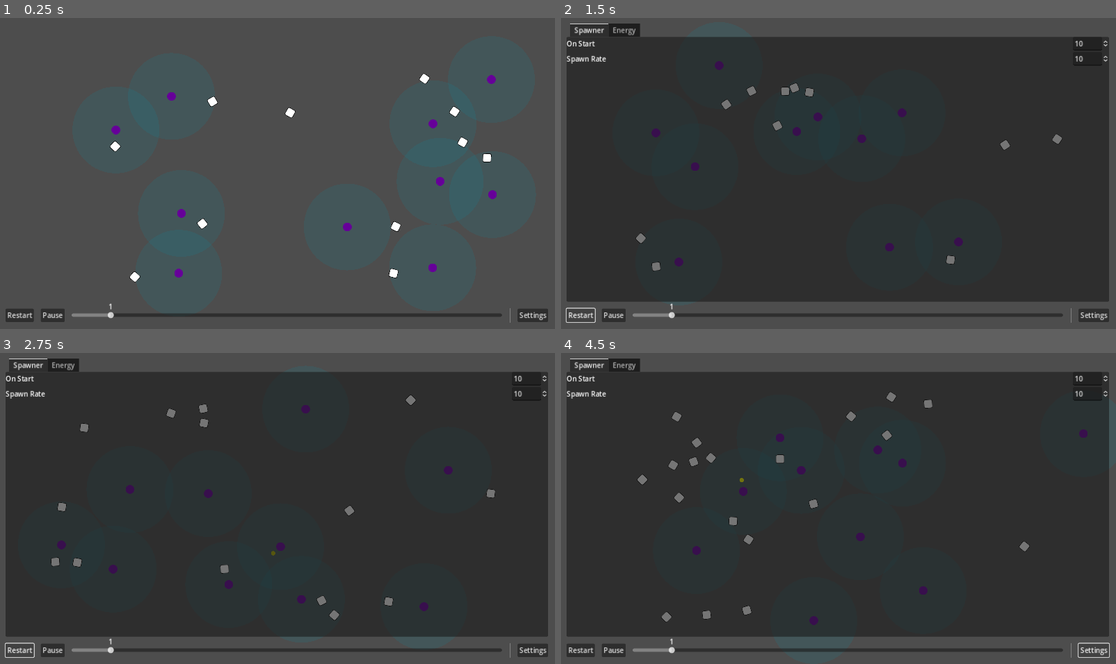
Above: before the commit, frames 1-4 (two rows, left to right).
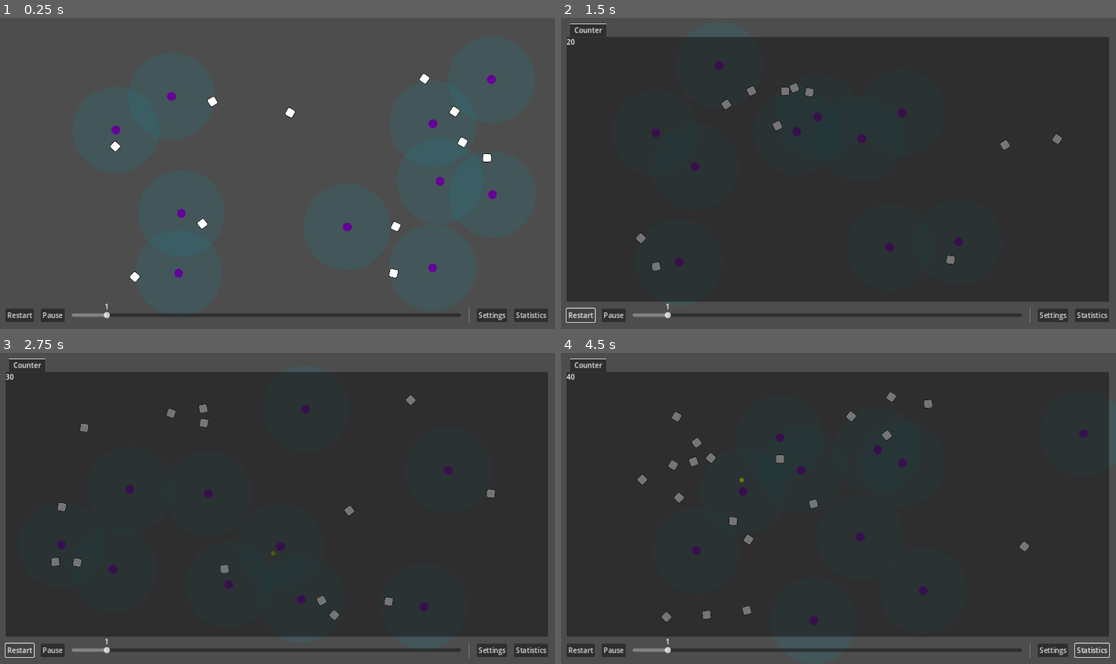
Above: after the commit, the same moments.

Repository: wivest/Natural-Selection
Game: Godot game, scene res://main.tscn
Same seed, same stepped clock (60 frames per second), same inputs: the game is played once before the commit and once after it.
Inputs (mouse positions are in pixels of both pictures, inside the frame that each line leads up to):
- Up to frame 1 (0.25 s): no input
- Up to frame 2 (1.5 s): click (1093, 316) at 0.5 s, where only the run after the commit has a clickable "Statistics"; click "Restart" at 1.25 s
- Up to frame 3 (2.75 s): click "Restart" at 2 s
- Up to frame 4 (4.5 s): click "Restart" at 2.75 s; click (1093, 651) at 3.5 s, where only the run after the commit has a clickable "Statistics"; click (1093, 651) at 4.25 s, where only the run after the commit has a clickable "Statistics"

The runs differ from the first frame. In frame 1, 0.3% of the frame differs, in the area x 18-98%, y 91-98%; in frame 2, 0.8%; in frame 3, 0.8%; in frame 4, 0.9%, in the area x 1-99%, y 1-98%.

Commit message:
feat: add statistics button

Diff:
--- a/project.godot
+++ b/project.godot
@@ -42,6 +42,10 @@
 "events": [Object(InputEventKey,"resource_local_to_scene":false,"resource_name":"","device":-1,"window_id":0,"command_or_control_autoremap":true,"alt_pressed":false,"shift_pressed":true,"pressed":false,"keycode":0,"physical_keycode":83,"key_label":0,"unicode":0,"echo":false,"script":null)
 ]
 }
+open_statistics={
+"deadzone": 0.5,
+"events": []
+}
 
 [rendering]
 
--- a/ui/bar/bar.tscn
+++ b/ui/bar/bar.tscn
@@ -15,6 +15,12 @@
 
 [sub_resource type="Shortcut" id="Shortcut_thara"]
 events = [SubResource("InputEventAction_w6dmb")]
+
+[sub_resource type="InputEventAction" id="InputEventAction_v31ar"]
+action = &"open_statistics"
+
+[sub_resource type="Shortcut" id="Shortcut_5ktuw"]
+events = [SubResource("InputEventAction_v31ar")]
 
 [node name="Bar" type="HBoxContainer"]
 anchors_preset = 14
@@ -56,4 +62,10 @@
 text = "Settings"
 script = ExtResource("1_3etij")
 
+[node name="Statistics" type="Button" parent="."]
+layout_mode = 2
+shortcut = SubResource("Shortcut_5ktuw")
+text = "Statistics"
+script = ExtResource("1_3etij")
+
 [connection signal="pressed" from="Pause" to="Pause" method="_on_pressed"]
--- a/ui/tabs/manager.gd
+++ b/ui/tabs/manager.gd
@@ -1,17 +1,20 @@
 extends Control
 
-enum TabsState {NONE, SETTINGS}
+enum TabsState {NONE, SETTINGS, STATISTICS}
 
 var opened: TabsState = TabsState.NONE
 
 @onready var tabs: Dictionary = {
 	TabsState.NONE: $None,
-	TabsState.SETTINGS: $Settings
+	TabsState.SETTINGS: $Settings,
+	TabsState.STATISTICS: $Statistics
 }
 
 func _process(_delta):
 	if Input.is_action_just_pressed(&"open_settings"):
 		switch_state(TabsState.SETTINGS)
+	elif Input.is_action_just_pressed(&"open_statistics"):
+		switch_state(TabsState.STATISTICS)
 
 func switch_state(state: TabsState):
 	tabs[opened].visible = false
Not shown: 1 places in ui/bar/bar.tscn that only renumber resources
